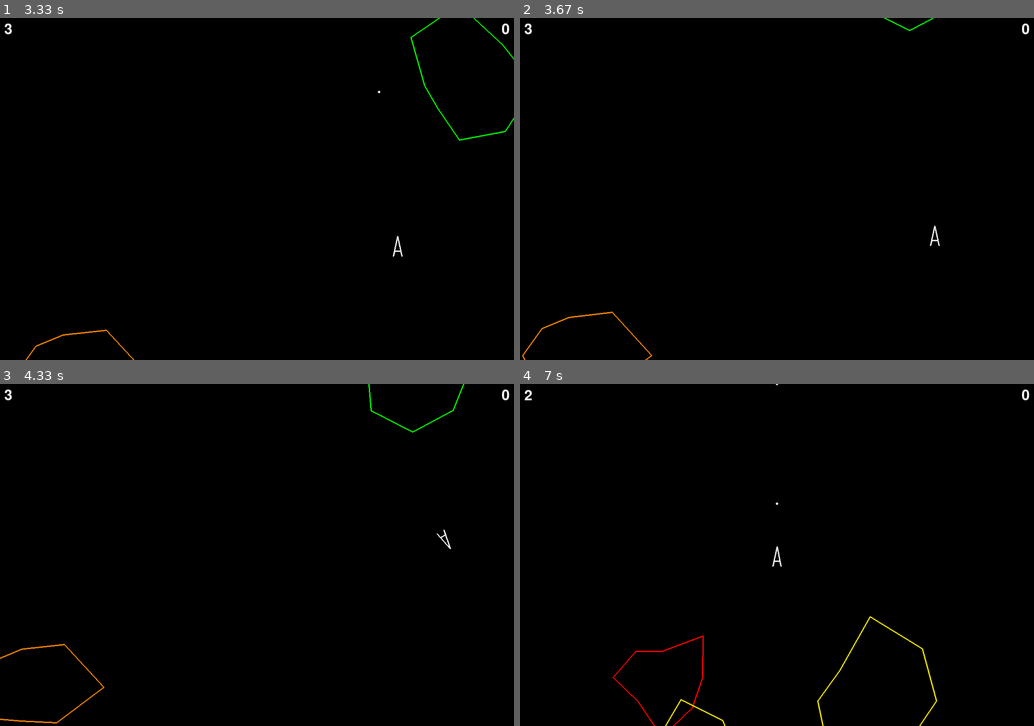
Above: before the commit, frames 1-4 (two rows, left to right).
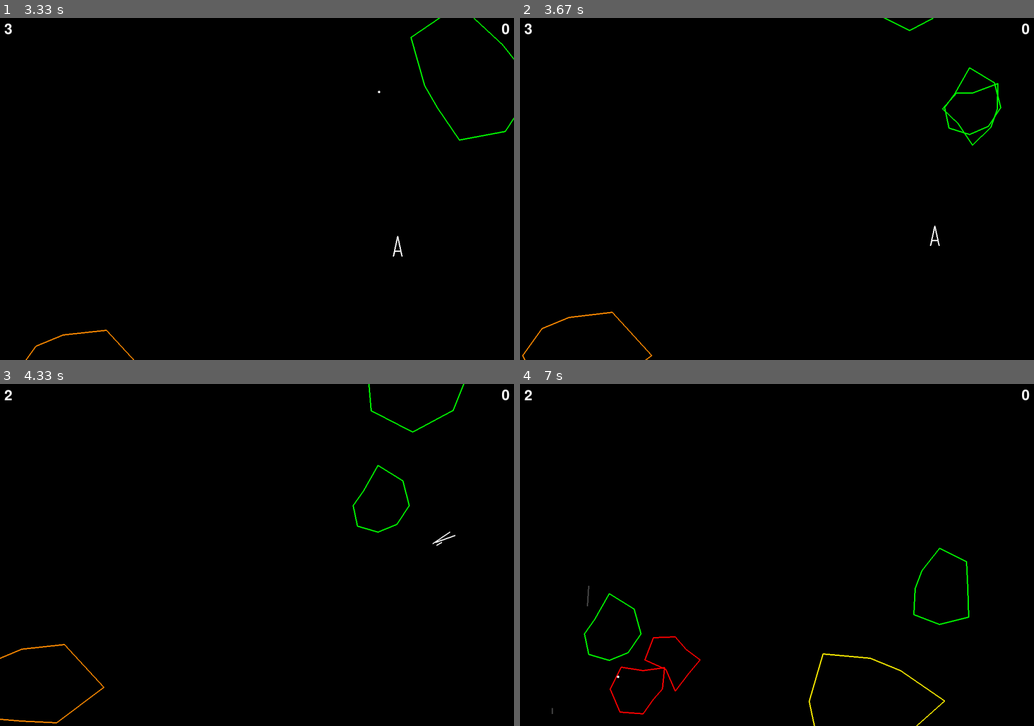
Above: after the commit, the same moments.

Repository: Jerenemy/asteroids_
Game: pygame game, started from main.py
Same seed, same stepped clock (60 frames per second), same inputs: the game is played once before the commit and once after it.
Inputs (mouse positions are in pixels of both pictures, inside the frame that each line leads up to):
- Up to frame 1 (3.33 s): click (257, 189) at 0.38 s; hold Right 0.67-1.13 s; hold Up 1.17-1.47 s; hold Right 1.5-1.97 s; hold Left 2-2.53 s; hold Left 2.57-2.97 s; tap Space at 3 s
- Up to frame 2 (3.67 s): hold Up from 3.33 s (still down); tap Space at 3.4 s
- Up to frame 3 (4.33 s): release Up at 3.7 s; hold Right from 3.73 s (still down); tap Space at 3.8, 4.1 s
- Up to frame 4 (7 s): release Right at 4.37 s; tap Space at 5.47, 5.8, 6.1, 6.3, 6.6, 6.87 s

Frame 1 is identical in both runs. In frame 2, 0.3% of the frame differs, in the area x 82-94%, y 14-38%; in frame 3, 0.3%; in frame 4, 1.6%, in the area x 6-88%, y 0-100%.

Commit message:
added spaceship destruction sequence in animations.py

Diff:
--- a/engine/game_state.py
+++ b/engine/game_state.py
@@ -1,10 +1,10 @@
 import pygame as pg
-from graphics import Display, AnimationManager, ExplosionAnimation
+from graphics import Display, AnimationManager, ExplosionAnimation, UserSpaceshipDeathAnimation
 from .object_manager import ObjectManager
 from entities import UserSpaceship, Asteroid, Bullet
 from .high_scores_manager import HighScoresManager
 from .time_manager import TimeManager
-from utils import AssetManager, X_SCRNSIZE, Y_SCRNSIZE, is_key_pressed, is_mouse_pressed, check_quit, choose_color, WHITE, BULLET_SPEED, KeyManager
+from utils import AssetManager, X_SCRNSIZE, Y_SCRNSIZE, is_key_pressed, is_mouse_pressed, check_quit, choose_color, WHITE, BULLET_SPEED, KeyManager, SSHIP_DESTRUCTION_DURATION
 
 class GameState:
     """
@@ -81,15 +81,19 @@
         collision_events = self.object_manager.get_collision_events()
         for event in collision_events:
             if event['type'] == 'bullet_hit_asteroid':
-                self.add_score(100)
+                # self.object_manager.
+                self.add_score(event['points'])
                 # Trigger animation
                 self.animation_manager.add_animation(
                     ExplosionAnimation(event['x'], event['y'], event['size'], event['duration'])
                 )
             elif event['type'] == 'user_spaceship_hit':
-                # self.animation_manager.add_animation(
-                #     SpaceshipDeathAnimation()
-                # )
+                sship = event['spaceship']
+                sship.is_destroying = True  # Set the state flag
+                self.animation_manager.add_animation(
+                    UserSpaceshipDeathAnimation(sship, SSHIP_DESTRUCTION_DURATION)
+                    # UserSpaceshipDeathAnimation(sship, 200, sship.orientation, sship.polygon)
+                )
                 self.lose_life()
 
     def render_game(self):
@@ -99,8 +103,8 @@
         if self.state == "menu":
             self.display.render_title_screen()
         elif self.state == "playing":
+            self.animation_manager.render_animations(self.screen)  # Render animations
             self.object_manager.render_objects(self.screen)
-            self.animation_manager.render_animations(self.screen)  # Render animations
             self.display.render_hud(self.score, self.lives)
         elif self.state == "paused":
             self.display.render_paused()
--- a/engine/object_manager.py
+++ b/engine/object_manager.py
@@ -80,21 +80,27 @@
         if isinstance(obj1, Bullet) and isinstance(obj2, Asteroid):
             self.remove_object(obj1)
             self.remove_object(obj2)
+            ast1, ast2 = obj2.split()
+            if ast1 and ast2:
+                self.add_object(ast1)
+                self.add_object(ast2)
             return {
                 'type': 'explosion',
                 'x': obj2.x,
                 'y': obj2.y,
                 'size': obj2.size,
+                'points': obj2.points,
                 'duration': 30  # Example duration
             }
         elif isinstance(obj1, Spaceship) and isinstance(obj2, Asteroid):
-            obj1.destroy()
-            self.remove_object(obj2)
-            if isinstance(obj1, UserSpaceship):
-                return {
-                    'type': 'user_spaceship_hit',
-                    'spaceship': obj1,
-                    'asteroid': obj2
-                }
+            # obj1.destroy()
+            if not obj1.is_destroying:
+                self.remove_object(obj2)
+                if isinstance(obj1, UserSpaceship):
+                    return {
+                        'type': 'user_spaceship_hit',
+                        'spaceship': obj1,
+                        'asteroid': obj2
+                    }
             # elif isinstance(obj1, EnemySpaceship):
         return None  # No significant event
--- a/entities/asteroid.py
+++ b/entities/asteroid.py
@@ -13,6 +13,7 @@
         self.sides = 8
         self.polygon = RandomPolygon(x, y, size, self.sides, color, 3, self._radii)
         self.points = 10 if size > 30 else 100
+        self.min_size = 30
 
     def should_despawn(self):
         return self.is_out_of_bounds
@@ -68,23 +69,9 @@
             direction = randint(270, 450)  # Angles to move rightward and onto the screen
         return x, y, direction, size
 
-    def check_distance(self, bullet_list):
-        """#Method check_distance in Class Asteroid - check asteroid distance against bullet list"""
-        i = 0
-        while i < len(bullet_list):
-            d = sqrt(((bullet_list[i].x_coord - self.x_coord) ** 2) + ((bullet_list[i].y_coord - self.y_coord) ** 2) )
-            if d <= bullet_list[i].size + self.size:
-                self.hit = 1
-                #self.speed = 0
-                return(1)
-            i = i + 1
-        return(0)
-
-    def check_distance_spaceship(self, spaceship):
-        """#not being used"""
-        d = sqrt(((spaceship.x_coord - self.x_coord) ** 2) + ((spaceship.y_coord - self.y_coord) ** 2) )
-        if d <= spaceship.size + self.size:
-            self.hit = 1
-            #self.speed = 0
-            return(1)
-        return(0)
+    def split(self):
+        if self.size >= self.min_size*2:
+            ast1 = Asteroid(self.x, self.y, self.size//2, self.direction+45, self.color)
+            ast2 = Asteroid(self.x, self.y, self.size//2, self.direction-45, self.color)
+            return (ast1, ast2)
+        return (None, None)
--- a/entities/spaceship.py
+++ b/entities/spaceship.py
@@ -12,8 +12,7 @@
         self.invulnerable = False
         self.rocket_color = WHITE
         self.screen = screen
-        self.rocket_counter = 0 # TODO: REMOVE LATER
-        self.display_rocket = 0 # TODO: REMOVE LATER
+        self.is_destroying = False
 
     def should_despawn(self):
         return False
@@ -49,21 +48,22 @@
     def move(self):
         self.x = self.x + (self.speed * cos(pi / 180 * (self.direction - 90) ))
         self.y = self.y + (self.speed * sin(pi / 180 * (self.direction - 90) ))
-        if is_key_pressed(pg.K_UP):
-            self.render_rocket()
-            self.accelerate()
-        else:
-            self.decelerate()
-        if is_key_pressed(pg.K_LEFT):
-            if self.orientation < ROTATE:
-                self.orientation = self.orientation + 360 - ROTATE
+        if not self.is_destroying:
+            if is_key_pressed(pg.K_UP):
+                # self.render_rocket()
+                self.accelerate()
             else:
-                self.orientation = self.orientation - ROTATE
-        if is_key_pressed(pg.K_RIGHT):
-            if self.orientation > 360 - ROTATE:
-                self.orientation = self.orientation - 360 + ROTATE
-            else:
-                self.orientation = self.orientation + ROTATE
+                self.decelerate()
+            if is_key_pressed(pg.K_LEFT):
+                if self.orientation < ROTATE:
+                    self.orientation = self.orientation + 360 - ROTATE
+                else:
+                    self.orientation = self.orientation - ROTATE
+            if is_key_pressed(pg.K_RIGHT):
+                if self.orientation > 360 - ROTATE:
+                    self.orientation = self.orientation - 360 + ROTATE
+                else:
+                    self.orientation = self.orientation + ROTATE
         if self.x < 0: self.x = self.x + X_SCRNSIZE
         if self.x > X_SCRNSIZE: self.x = self.x - X_SCRNSIZE
         if self.y < 0: self.y = self.y + Y_SCRNSIZE
@@ -75,164 +75,49 @@
 
     #Method display in Class Spaceship
     def render(self, screen):
-        self.polygon.render(screen)
-
-    def render_rocket(self):
-        #ROCKETS
-        x_rocket = self.x + ((self.size * 1.4) * cos(pi / 180 * (180 + self.orientation - 90) ))
-        y_rocket = self.y + ((self.size * 1.4) * sin(pi / 180 * (180 + self.orientation - 90) ))
-
-        x_rocketleft = self.x + ((self.size * .8) * cos(pi / 180 * (180 + 20 + self.orientation - 90) ))
-        y_rocketleft = self.y + ((self.size * .8) * sin(pi / 180 * (180 + 20 + self.orientation - 90) ))
-
-        x_rocketright = self.x + ((self.size * .8) * cos(pi / 180 * (180 - 20 + self.orientation - 90) ))
-        y_rocketright = self.y + ((self.size * .8) * sin(pi / 180 * (180 - 20 + self.orientation - 90) ))
-
-        #rocket_width = 2
-        if not self.invulnerable:
-            if self.rocket_counter <= 2:
-                self.rocket_color = WHITE
-            if self.rocket_counter > 2:
-                self.rocket_color = BLACK
-
-            self.rocket_counter += 1
-
-            if self.rocket_counter >= 4:
-                self.rocket_counter = 0
-
-
-        if self.display_rocket == 1:
-            pg.draw.polygon(self.screen, self.rocket_color, [(x_rocket, y_rocket), (x_rocketleft, y_rocketleft), (x_rocketright, y_rocketright)], self.width)
-            self.rocket = 0
-
-
-    def destroy(self, screen):
-
-        #INITIAL LINES
-
-        #line 1
-        #front left of spacecraft
-        x_frontleft = self.x + (self.size * cos(pi / 180 * ( self.orientation - 90) ))
-        y_frontleft = self.y + (self.size * sin(pi / 180 * ( self.orientation - 90) ))
-        #end left of spacecraft
-        x_endleft = self.x + ((self.size * 1.4) * cos(pi / 180 * (200 + self.orientation - 90) ))
-        y_endleft = self.y + ((self.size * 1.4) * sin(pi / 180 * (200 + self.orientation - 90) ))
-
-        #line 2
-        #front right of spacecraft
-        x_frontright = self.x + (self.size * cos(pi / 180 * (self.orientation - 90) ))
-        y_frontright = self.y + (self.size * sin(pi / 180 * (self.orientation - 90) ))
-        #end right of spacecraft
-        x_endright = self.x + ((self.size * 1.4) * cos(pi / 180 * (160 + self.orientation - 90) ))
-        y_endright = self.y + ((self.size * 1.4) * sin(pi / 180 * (160 + self.orientation - 90) ))
-
-        #line 3
-        #back left of spacecraft
-        x_backleft = self.x + ((self.size * .8) * cos(pi / 180 * (205 + self.orientation - 90) ))
-        y_backleft = self.y + ((self.size * .8) * sin(pi / 180 * (205 + self.orientation - 90) ))
-        #back right of spacecraft
-        x_backright = self.x + ((self.size * .8) * cos(pi / 180 * (155 + self.orientation - 90) ))
-        y_backright = self.y + ((self.size * .8) * sin(pi / 180 * (155 + self.orientation - 90) ))
-
-
-        #NEW LINES
-
-        #speed of destruction of spaceship (higher #, slower speed traveled)
-        #destroy_dis = 100
-        #max distance of destruction of spaceship (lower #, further distance)
-        #destroy_dis1 = 1.5
-
-        destroy_angle1 = -90
-        destroy_angle2 = 90
-        destroy_angle3 = 180
-
-        #speed and distance of destruction of spaceship formula
-        #destroy_dis_sship = (self.destroy_counter / destroy_dis1) * (self.end_destroy_counter /  (self.destroy_counter + destroy_dis) )
-        destroy_dis_sship = self.destroy_counter
-
-        #new line 1 position
-        x_frontleft = x_frontleft + ( destroy_dis_sship )  * cos(pi / 180 * (self.orientation - 90 + destroy_angle1) )
-        y_frontleft = y_frontleft + ( destroy_dis_sship )  * sin(pi / 180 * (self.orientation - 90 + destroy_angle1) )
-
-        x_endleft = x_endleft + ( destroy_dis_sship )  * cos(pi / 180 * (self.orientation - 90 + destroy_angle1) )
-        y_endleft = y_endleft + ( destroy_dis_sship )  * sin(pi / 180 * (self.orientation - 90 + destroy_angle1) )
-
-        #new line 2 position
-        x_frontright = x_frontright + ( destroy_dis_sship )  * cos(pi / 180 * (self.orientation - 90 + destroy_angle2) )
-        y_frontright = y_frontright + ( destroy_dis_sship )  * sin(pi / 180 * (self.orientation - 90 + destroy_angle2) )
-
-        x_endright = x_endright + ( destroy_dis_sship )  * cos(pi / 180 * (self.orientation - 90 + destroy_angle2) )
-        y_endright = y_endright + ( destroy_dis_sship )  * sin(pi / 180 * (self.orientation - 90 + destroy_angle2) )
-
-        #new line 3 position
-        x_backleft = x_backleft + ( destroy_dis_sship )  * cos(pi / 180 * (self.orientation - 90 + destroy_angle3) )
-        y_backleft = y_backleft + ( destroy_dis_sship )  * sin(pi / 180 * (self.orientation - 90 + destroy_angle3) )
-
-        x_backright = x_backright + ( destroy_dis_sship )  * cos(pi / 180 * (self.orientation - 90 + destroy_angle3) )
-        y_backright = y_backright + ( destroy_dis_sship )  * sin(pi / 180 * (self.orientation - 90 + destroy_angle3) )
-
-        destroy_counter_ratio = self.destroy_counter/self.end_destroy_counter
-        end_color_destroy_counter = self.end_destroy_counter/2
-        destroy_counter_color_ratio = self.destroy_counter/end_color_destroy_counter
-
-        if destroy_counter_color_ratio <= 1:
-            destroy_color = ( (255 - destroy_counter_color_ratio * 255), (255 - destroy_counter_color_ratio * 255), (255 - destroy_counter_color_ratio * 255))
-        else:
-            destroy_color = ( 0, 0, 0 )
-
-        #line1 = pg.draw.line(SCREEN, destroy_color, [x_frontleft, y_frontleft], [x_endleft, y_endleft], self.width)
-        #line2 = pg.draw.line(SCREEN, destroy_color, [x_frontright, y_frontright], [x_endright, y_endright], self.width)
-        #line3 = pg.draw.line(SCREEN, destroy_color, [x_backleft, y_backleft], [x_backright, y_backright], self.width)
-
-        line1 = Line(x_frontleft, y_frontleft, x_endleft, y_endleft, destroy_color)
-        line2 = Line(x_frontright, y_frontright, x_endright, y_endright, destroy_color)
-        line3 = Line(x_backleft, y_backleft, x_backright, y_backright, destroy_color)
-
-
-        angle = self.destroy_counter
-
-        #dt = 10
-        #clock = pg.time.Clock()"""
-        #angle = 0.5 * dt
-
-        line1.rotate(2.5*angle)
-        line1.draw(screen)
-        line2.rotate(-2.5*angle)
-        line2.draw(screen)
-        line3.rotate(6*angle)
-        line3.draw(screen)
-
-        #dt = clock.tick(60) + 10
-        if self.paused_true == 0:
-            self.destroy_counter += 1
-        if self.destroy_counter == 1 and self.paused_true == 0:
-            self.spaceship_destroy_sound_play = 1
-
-
-
-        #self.speed = 0
-
-        if self.destroy_counter >= self.end_destroy_counter:
+        if not self.is_destroying:
+            self.polygon.render(screen)
+
+    # def render_rocket(self):
+    #     #ROCKETS
+    #     x_rocket = self.x + ((self.size * 1.4) * cos(pi / 180 * (180 + self.orientation - 90) ))
+    #     y_rocket = self.y + ((self.size * 1.4) * sin(pi / 180 * (180 + self.orientation - 90) ))
+
+    #     x_rocketleft = self.x + ((self.size * .8) * cos(pi / 180 * (180 + 20 + self.orientation - 90) ))
+    #     y_rocketleft = self.y + ((self.size * .8) * sin(pi / 180 * (180 + 20 + self.orientation - 90) ))
+
+    #     x_rocketright = self.x + ((self.size * .8) * cos(pi / 180 * (180 - 20 + self.orientation - 90) ))
+    #     y_rocketright = self.y + ((self.size * .8) * sin(pi / 180 * (180 - 20 + self.orientation - 90) ))
+
+    #     #rocket_width = 2
+    #     if not self.invulnerable:
+    #         if self.rocket_counter <= 2:
+    #             self.rocket_color = WHITE
+    #         if self.rocket_counter > 2:
+    #             self.rocket_color = BLACK
+
+    #         self.rocket_counter += 1
+
+    #         if self.rocket_counter >= 4:
+    #             self.rocket_counter = 0
+
+
+    #     if self.display_rocket == 1:
+    #         pg.draw.polygon(self.screen, self.rocket_color, [(x_rocket, y_rocket), (x_rocketleft, y_rocketleft), (x_rocketright, y_rocketright)], self.width)
+    #         self.rocket = 0
+
+
+
+    def destroy(self):
+
+        if not self.is_destroying:
             self.x = X_SCRNSIZE/2
+            self.polygon.center_x = X_SCRNSIZE/2
             self.y = Y_SCRNSIZE/2
-            self.direction = 0
+            self.polygon.center_y = Y_SCRNSIZE/2
+            self.speed = 0
             self.orientation = 0
-            self.speed = 0
-            destroy_color = WHITE
-            self.destroy_counter = 0
-            self.lives = self.lives - 1
-            self.destroy_spaceship = 0
-            self.rocket = 0
-            self.hit = 0
-            # self.invulnerability = 1
-            self.color = WHITE
-
-
-    def destroy(self):
-        self.x = X_SCRNSIZE/2
-        self.y = Y_SCRNSIZE/2
-        self.speed = 0
-        self.orientation = 0
+            self.polygon.orientation = 0
 
     def make_invulnerable(self):
         # if self.invulnerability == 1 and self.paused_true == 0:
@@ -351,24 +236,6 @@
             self.lives = 3
             self.start_game = 1
 
-    # def check_distance_bullets(self, bullet_list):
-    #         i = 0
-    #         while i < len(bullet_list):
-    #             d = sqrt(((bullet_list[i].x - self.x) ** 2) + ((bullet_list[i].y - self.y) ** 2) )
-    #             if d <= bullet_list[i].size + self.size:
-    #                 self.hit = 1
-    #                 #self.speed = 0
-    #                 return(1)
-    #             i = i + 1
-    #         return(0)
-
-    def reset_counters(self):
-        self.invulnerability = 0
-        self.invulnerability_counter = 0
-        self.invulnerability_counter_color = 0
-        self.destroy_spaceship = 0
-        self.destroy_counter = 0
-
 
 class UserSpaceship(Spaceship):
     def __init__(self, x, y, size, speed, direction, color, screen, width=3, orientation=0):
--- a/graphics/__init__.py
+++ b/graphics/__init__.py
@@ -1,6 +1,6 @@
 # graphics/__init__.py
 from .animation_manager import AnimationManager
-from .animations import ExplosionAnimation
+from .animations import ExplosionAnimation, UserSpaceshipDeathAnimation
 from .display import Display
 
 __all__ = [
--- a/graphics/animations.py
+++ b/graphics/animations.py
@@ -1,24 +1,100 @@
 import pygame as pg
+from abc import ABC, abstractmethod
+from math import cos, sin, pi
+from utils import Line, X_SCRNSIZE, Y_SCRNSIZE
+from random import random, uniform
 
-class ExplosionAnimation:
+class Animation(ABC):
     def __init__(self, x, y, size, duration):
         self.x = x
         self.y = y
         self.size = size
-        self.duration = duration  # Duration in frames
+        self.duration = duration
         self.elapsed = 0  # Frames elapsed
         self.finished = False
 
+    @abstractmethod
     def update(self):
-        """Update the animation frame."""
+        """Update the animation state."""
+        pass
+
+    @abstractmethod
+    def render(self, screen):
+        """Render the animation on the screen."""
+        pass
+
+class ExplosionAnimation(Animation):
+    def __init__(self, x, y, size, duration):
+        super().__init__(x, y, size, duration)
+
+    def update(self):
         self.elapsed += 1
         if self.elapsed >= self.duration:
             self.finished = True
 
     def render(self, screen):
-        """Render the explosion animation."""
         if not self.finished:
             radius = int(self.size * (self.elapsed / self.duration))
             alpha = max(0, 255 - int((self.elapsed / self.duration) * 255))
             color = (255, alpha, 0)  # Fading yellow
             pg.draw.circle(screen, color, (self.x, self.y), radius)
+
+class UserSpaceshipDeathAnimation(Animation):
+    def __init__(self, spaceship, duration):
+        super().__init__(spaceship.x, spaceship.y, spaceship.size, duration)
+        self.spaceship = spaceship
+        self.orientation = spaceship.orientation
+        self.polygon = spaceship.polygon
+        self.lines = []  # Store all destructed lines
+
+    def _calculate_lines(self):
+        vertices = self.polygon.vertices
+        directions = [-90, 90, 180]  # Angles for line dispersion
+
+        new_lines = []
+        for idx, angle in enumerate(directions):
+            start = vertices[idx * 2]  # Starting vertex for each line
+            end = vertices[(idx * 2 + 1) % len(vertices)]  # Next vertex
+
+            displacement = self.elapsed
+            new_start = (
+                start[0] + displacement * cos(pi / 180 * (self.orientation - 90 + angle)),
+                start[1] + displacement * sin(pi / 180 * (self.orientation - 90 + angle))
+            )
+            new_end = (
+                end[0] + displacement * cos(pi / 180 * (self.orientation - 90 + angle)),
+                end[1] + displacement * sin(pi / 180 * (self.orientation - 90 + angle))
+            )
+
+            # Calculate color fading
+            fade_ratio = self.elapsed / (self.duration)
+            color = (
+                max(0, 255 - int(fade_ratio * 255)),
+                max(0, 255 - int(fade_ratio * 255)),
+                max(0, 255 - int(fade_ratio * 255))
+            )
+
+            new_lines.append(Line(*new_start, *new_end, color))
+
+        return new_lines
+
+    def update(self):
+        self.elapsed += 1
+        if self.elapsed >= self.duration:
+            self.spaceship.is_destroying = False
+            self.finished = True
+            self.spaceship.destroy()
+
+        self.lines = self._calculate_lines()
+
+    def render(self, screen):
+        for idx, line in enumerate(self.lines):
+
+            if not hasattr(self, 'rotation_speed'):
+                self.rotation_speed = [
+                        (3*uniform(-1,1)*self.spaceship.speed),
+                        (3*uniform(-1,1)*self.spaceship.speed),
+                        (-3*uniform(-1,1)*self.spaceship.speed)
+                    ][idx]  # Different rotation speeds for variety
+            line.rotate(self.rotation_speed * self.elapsed)
+            line.draw(screen)
--- a/main.py
+++ b/main.py
@@ -8,11 +8,6 @@
     game_state = GameState()
     while game_state.state != "exit":
         game_state.handle_events()
-        # difference between update_game and render_game?
-        # update_game calls update_objects, render_game calls render_objects.
-        # so far, render_objects is where the
-        # where is the move method called? IN UPDATE_GAME.
-        # update_game calls move method for all objects present
         game_state.update_game()
         game_state.handle_collisions()
         game_state.render_game()
--- a/utils/constants.py
+++ b/utils/constants.py
@@ -33,6 +33,8 @@
 PAUSED = 'paused'
 GAME_OVER = 'game_over'
 
+SSHIP_DESTRUCTION_DURATION = 200
+
 # BULLET SETTINGS
 MAX_BULLETS = 100
 BULLET_SPEED = 20
--- a/utils/geometry.py
+++ b/utils/geometry.py
@@ -48,13 +48,13 @@
 
     @property
     @abstractmethod
-    def _vertices(self):
+    def vertices(self):
         """Calculate vertices of the polygon."""
         pass
 
     def render(self, screen):
         """Draw the polygon on the given screen."""
-        pg.draw.polygon(screen, self.color, self._vertices, self.width)
+        pg.draw.polygon(screen, self.color, self.vertices, self.width)
 
     def move(self, dx, dy):
         """Move the polygon by a certain offset."""
@@ -81,7 +81,7 @@
         self.radii = radii or [base_radius] * sides
 
     @property
-    def _vertices(self):
+    def vertices(self):
         """Calculate vertices of the polygon with varying radii."""
         angle_increment = 2 * pi / self.sides
         vertices = []
@@ -103,7 +103,7 @@
         self.orientation = orientation
 
     @property
-    def _vertices(self):
+    def vertices(self):
         """Calculate vertices of the polygon with specific radii to form the spaceship 'A' shape."""
         #define coordinate for front of spacecraft
         x_front = self.center_x + (self.size * cos(pi / 180 * (self.orientation - 90) ))
Not shown, changed: README.md
